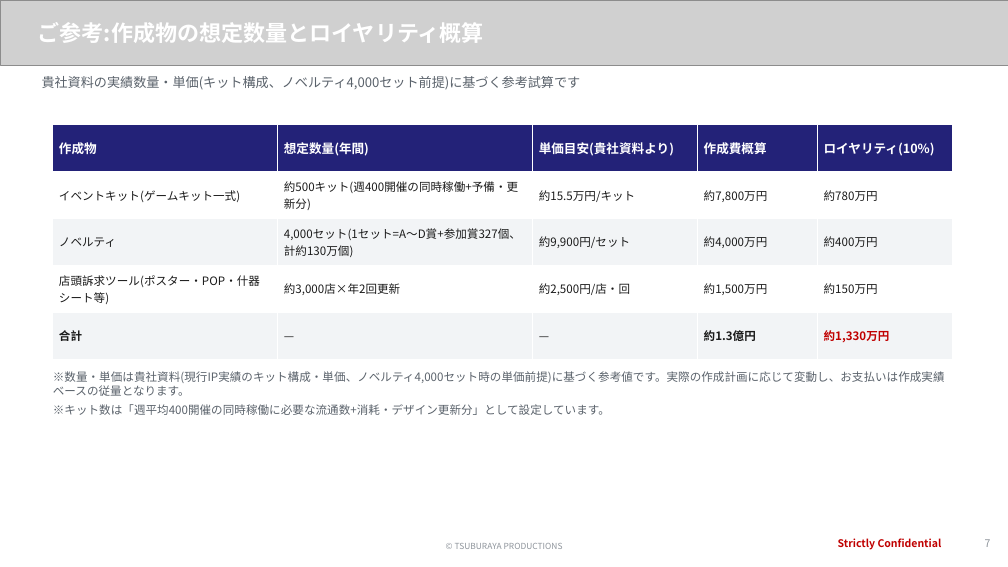
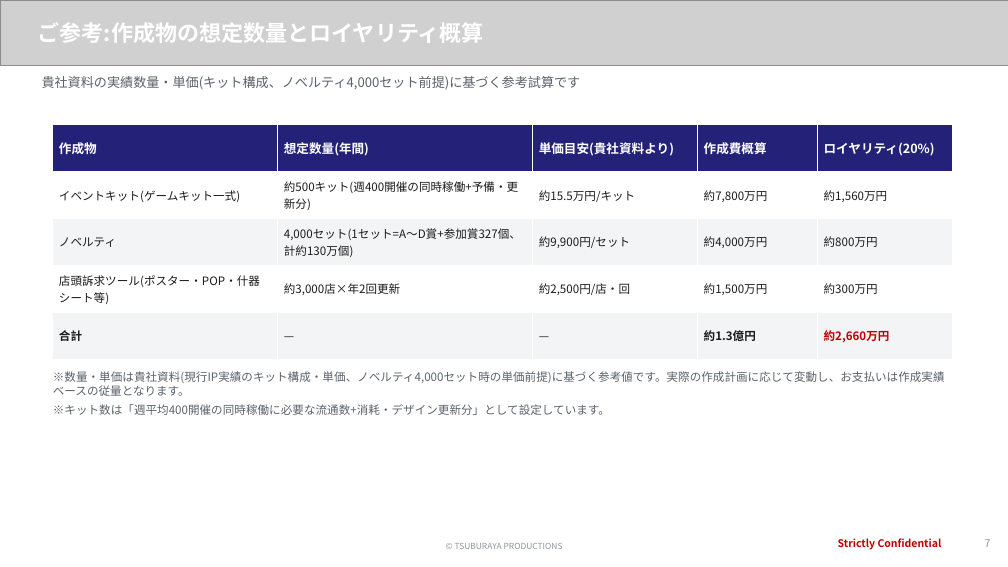
Before and after one commit to hayatoshintani-spe/kessho-lens, a slide deck: slide 7 of docs/proposals/softbank-ultraman-caravan/SoftBank様向け_お見積りご回答.pptx. Drawn at 1008x567 pixels with LibreOffice and Linux fonts; fonts in the diff are those of the drawing; grey boxes stand for pictures. Boxes give left, top, right and bottom in pixels: in the first picture for what was removed or moved away, otherwise in the second. Text is boxed around its words. In the diff, an @@ line names an element or a change of style, - is before the commit and + after.

```diff
--- a/docs/proposals/softbank-ultraman-caravan/SoftBank様向け_お見積りご回答.pptx
+++ b/docs/proposals/softbank-ultraman-caravan/SoftBank様向け_お見積りご回答.pptx
@@ table at [53,125,952,359] @@
-row 1, column 5: ロイヤリティ(10%)
+row 1, column 5: ロイヤリティ(20%)
-row 2, column 5: 約780万円
+row 2, column 5: 約1,560万円
-row 3, column 5: 約400万円
+row 3, column 5: 約800万円
-row 4, column 5: 約150万円
+row 4, column 5: 約300万円
-row 5, column 5: 約1,330万円
+row 5, column 5: 約2,660万円
```
Also in this commit, not shown: 7 other slides changed, 3 other files.
